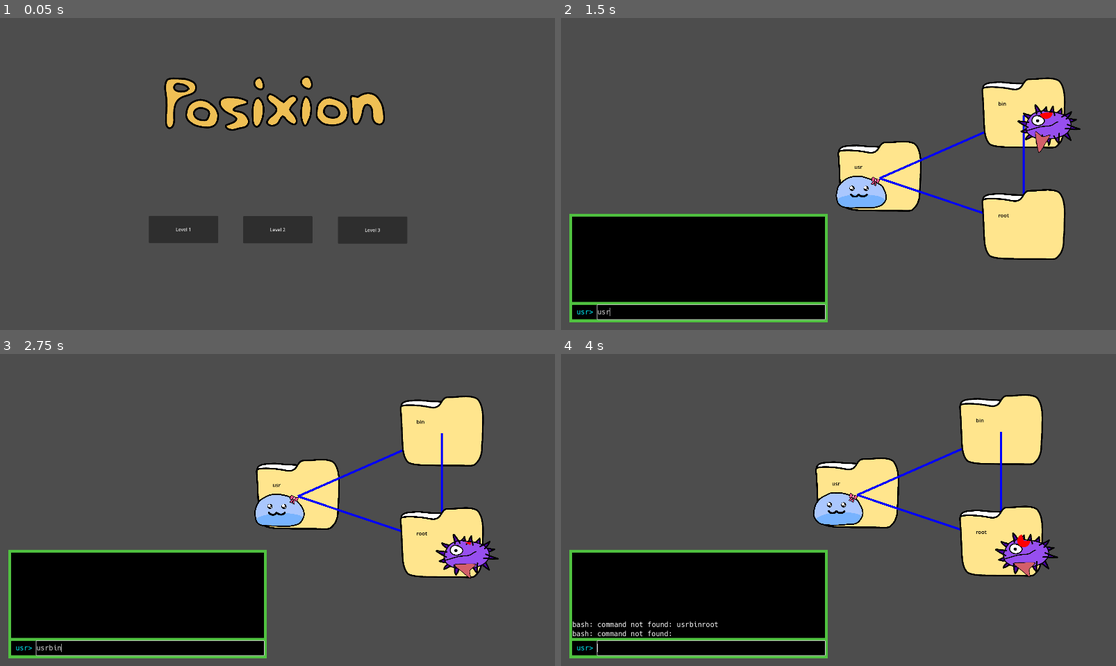
Above: before the commit, frames 1-4 (two rows, left to right).
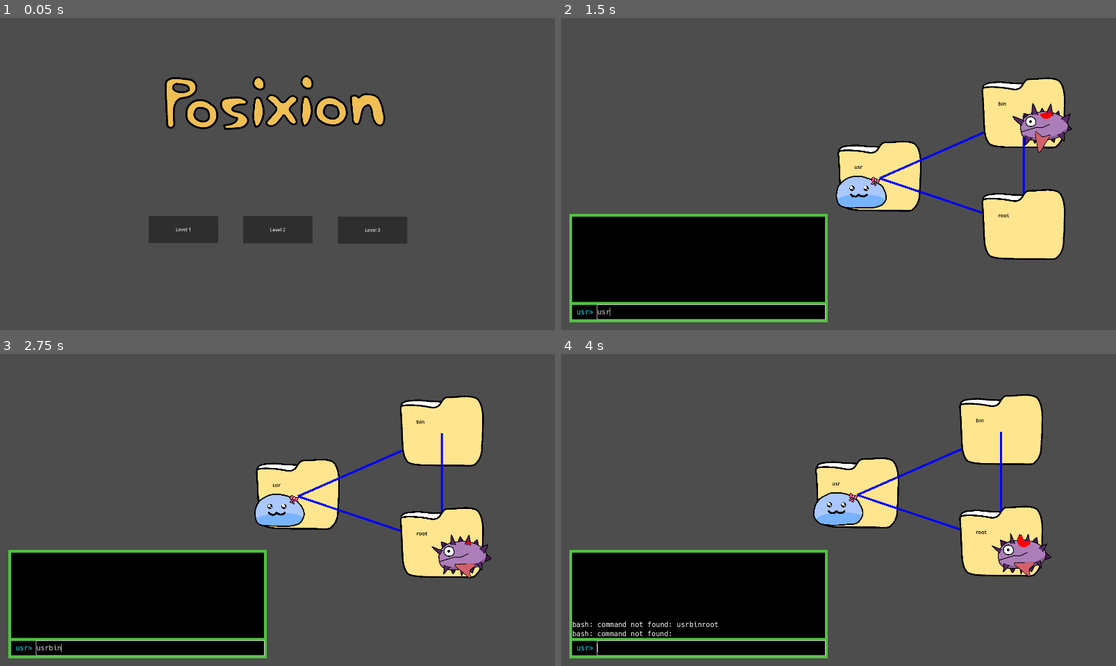
Above: after the commit, the same moments.

Repository: rhycha/G_A-SE_Project-Posixion
Game: Godot game, scene res://main_menu.tscn
The game is run twice, just before and just after one commit, with the same random seed, the same clock (stepped at 60 frames per second) and the same inputs.
Inputs (mouse positions are in pixels of both pictures, inside the frame that each line leads up to):
- Up to frame 1 (0.05 s): no input
- Up to frame 2 (1.5 s): click "Level 1" at 0.5 s; click (710, 311) at 1.27 s; type "usr" at 1.35 s
- Up to frame 3 (2.75 s): type "bin" at 2 s
- Up to frame 4 (4 s): type "root" at 2.75 s; tap Enter at 3.5, 3.6 s

The runs differ from the first frame. In frame 1, 0.9% of the frame differs, in the area x 29-70%, y 18-37%; in frame 2, 0.8%; in frame 3, 0.9%; in frame 4, 0.8%.

Commit message:
Added animated enemy sprite

Diff:
--- a/Source/enemies/tooth_monser/tooth_monser.tscn
+++ b/Source/enemies/tooth_monser/tooth_monser.tscn
@@ -1,18 +1,58 @@
-[gd_scene load_steps=5 format=3 uid="uid://dpbwq63d6ipr7"]
+[gd_scene load_steps=13 format=3 uid="uid://dpbwq63d6ipr7"]
 
 [ext_resource type="Script" path="res://enemies/tooth_monser/tooth_monser.gd" id="1_21k8w"]
-[ext_resource type="Texture2D" uid="uid://cpk7gcwycgpaa" path="res://enemies/tooth_monser/Enemy1.png" id="2_5x87m"]
+[ext_resource type="Texture2D" uid="uid://jsq331nt26q0" path="res://enemies/tooth_monser/Enemy/Monster_frame0000.png" id="2_5fai3"]
+[ext_resource type="Texture2D" uid="uid://bnkfo6fvhrery" path="res://enemies/tooth_monser/Enemy/Monster_frame0002.png" id="3_p3ai0"]
 [ext_resource type="PackedScene" uid="uid://cakqcll0w3t83" path="res://UI/timer/visual_timer.tscn" id="3_y8kur"]
+[ext_resource type="Texture2D" uid="uid://m1hf27ugsq1" path="res://enemies/tooth_monser/Enemy/Monster_frame0004.png" id="4_1xq8n"]
 [ext_resource type="Texture2D" uid="uid://dbcssj30grsfn" path="res://enemies/tooth_monser/Arrow.png" id="4_b6fvc"]
+[ext_resource type="Texture2D" uid="uid://dq4ymloduhrs6" path="res://enemies/tooth_monser/Enemy/Monster_frame0006.png" id="5_e42kl"]
+[ext_resource type="Texture2D" uid="uid://c18j0xn0d5njv" path="res://enemies/tooth_monser/Enemy/Monster_frame0008.png" id="6_3tdgq"]
+[ext_resource type="Texture2D" uid="uid://v0nk03f8kqtb" path="res://enemies/tooth_monser/Enemy/Monster_frame0010.png" id="7_7m6fn"]
+[ext_resource type="Texture2D" uid="uid://cd13spnqek0sg" path="res://enemies/tooth_monser/Enemy/Monster_frame0012.png" id="8_gj82o"]
+[ext_resource type="Texture2D" uid="uid://uewjtkvd8n63" path="res://enemies/tooth_monser/Enemy/Monster_frame0014.png" id="9_n7cmw"]
+
+[sub_resource type="SpriteFrames" id="SpriteFrames_o12lj"]
+animations = [{
+"frames": [{
+"duration": 1.0,
+"texture": ExtResource("2_5fai3")
+}, {
+"duration": 1.0,
+"texture": ExtResource("3_p3ai0")
+}, {
+"duration": 1.0,
+"texture": ExtResource("4_1xq8n")
+}, {
+"duration": 1.0,
+"texture": ExtResource("5_e42kl")
+}, {
+"duration": 1.0,
+"texture": ExtResource("6_3tdgq")
+}, {
+"duration": 1.0,
+"texture": ExtResource("7_7m6fn")
+}, {
+"duration": 1.0,
+"texture": ExtResource("8_gj82o")
+}, {
+"duration": 1.0,
+"texture": ExtResource("9_n7cmw")
+}],
+"loop": true,
+"name": &"default",
+"speed": 14.0
+}]
 
 [node name="ToothMonser" type="Node2D"]
 scale = Vector2(0.5, 0.5)
 script = ExtResource("1_21k8w")
 
-[node name="Sprite2D" type="Sprite2D" parent="."]
-position = Vector2(3.99994, -14)
-scale = Vector2(0.418519, 0.418519)
-texture = ExtResource("2_5x87m")
+[node name="Sprite2D" type="AnimatedSprite2D" parent="."]
+scale = Vector2(0.50926, 0.509259)
+sprite_frames = SubResource("SpriteFrames_o12lj")
+autoplay = "default"
+frame_progress = 0.751847
 
 [node name="Timer" type="Timer" parent="."]
 
--- a/Source/main_menu.tscn
+++ b/Source/main_menu.tscn
@@ -74,7 +74,7 @@
 scale = Vector2(0.468519, 0.468519)
 sprite_frames = SubResource("SpriteFrames_h7kq4")
 autoplay = "default"
-frame_progress = 0.852619
+frame_progress = 0.192374
 
 [connection signal="pressed" from="level1" to="." method="_on_level_1_pressed"]
 [connection signal="pressed" from="level2" to="." method="_on_level_2_pressed"]
--- a/Source/player/player.tscn
+++ b/Source/player/player.tscn
@@ -44,7 +44,7 @@
 sprite_frames = SubResource("SpriteFrames_rfoxh")
 animation = &"new_animation"
 autoplay = "new_animation"
-frame_progress = 0.708272
+frame_progress = 0.714329
 
 [node name="Camera2D" type="Camera2D" parent="."]
 position = Vector2(0, -2)
Binary file added: Source/enemies/tooth_monser/Enemy/Monster_frame0000.png
Not shown, added: Source/enemies/tooth_monser/Enemy/Monster_frame0000.png.import
Binary file added: Source/enemies/tooth_monser/Enemy/Monster_frame0002.png
Not shown, added: Source/enemies/tooth_monser/Enemy/Monster_frame0002.png.import
Binary file added: Source/enemies/tooth_monser/Enemy/Monster_frame0004.png
Not shown, added: Source/enemies/tooth_monser/Enemy/Monster_frame0004.png.import
Binary file added: Source/enemies/tooth_monser/Enemy/Monster_frame0006.png
Not shown, added: Source/enemies/tooth_monser/Enemy/Monster_frame0006.png.import
Binary file added: Source/enemies/tooth_monser/Enemy/Monster_frame0008.png
Not shown, added: Source/enemies/tooth_monser/Enemy/Monster_frame0008.png.import
Binary file added: Source/enemies/tooth_monser/Enemy/Monster_frame0010.png
Not shown, added: Source/enemies/tooth_monser/Enemy/Monster_frame0010.png.import
(and 4 more such lines)
